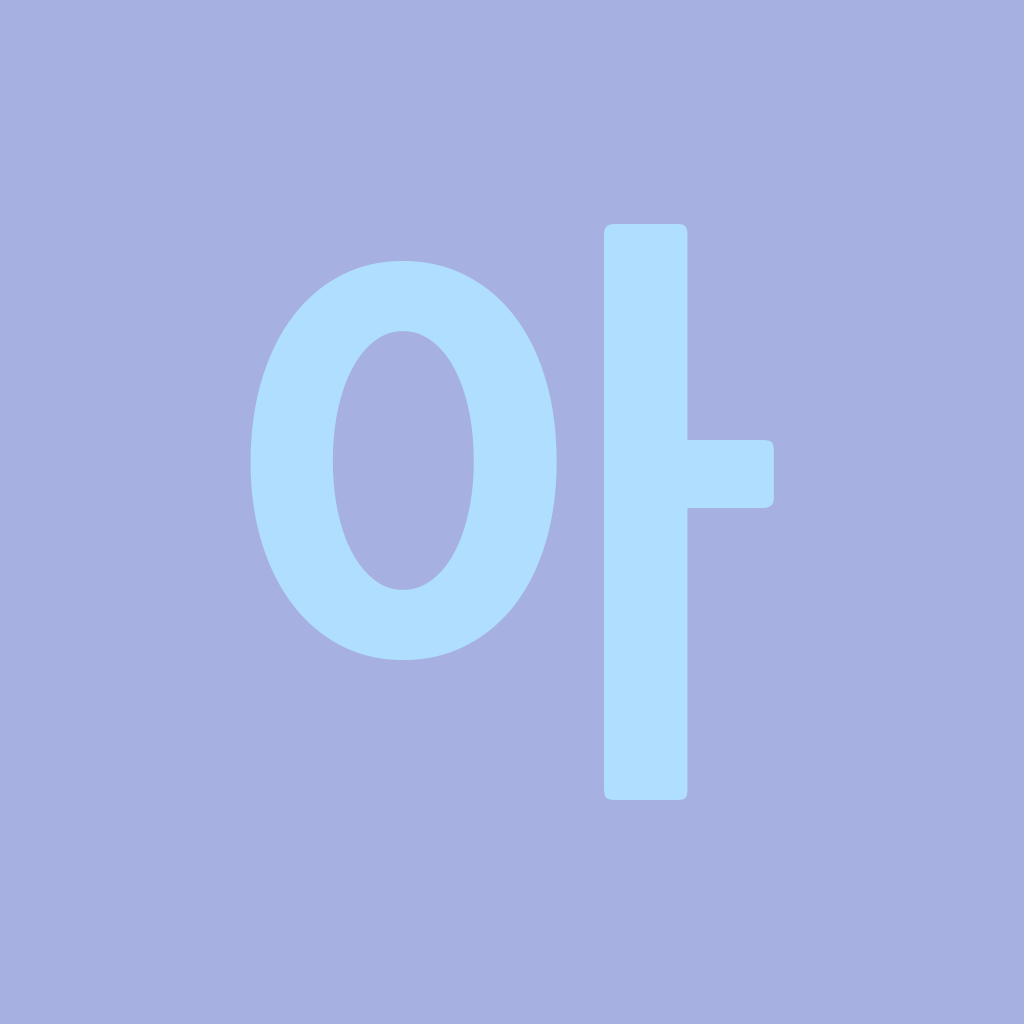
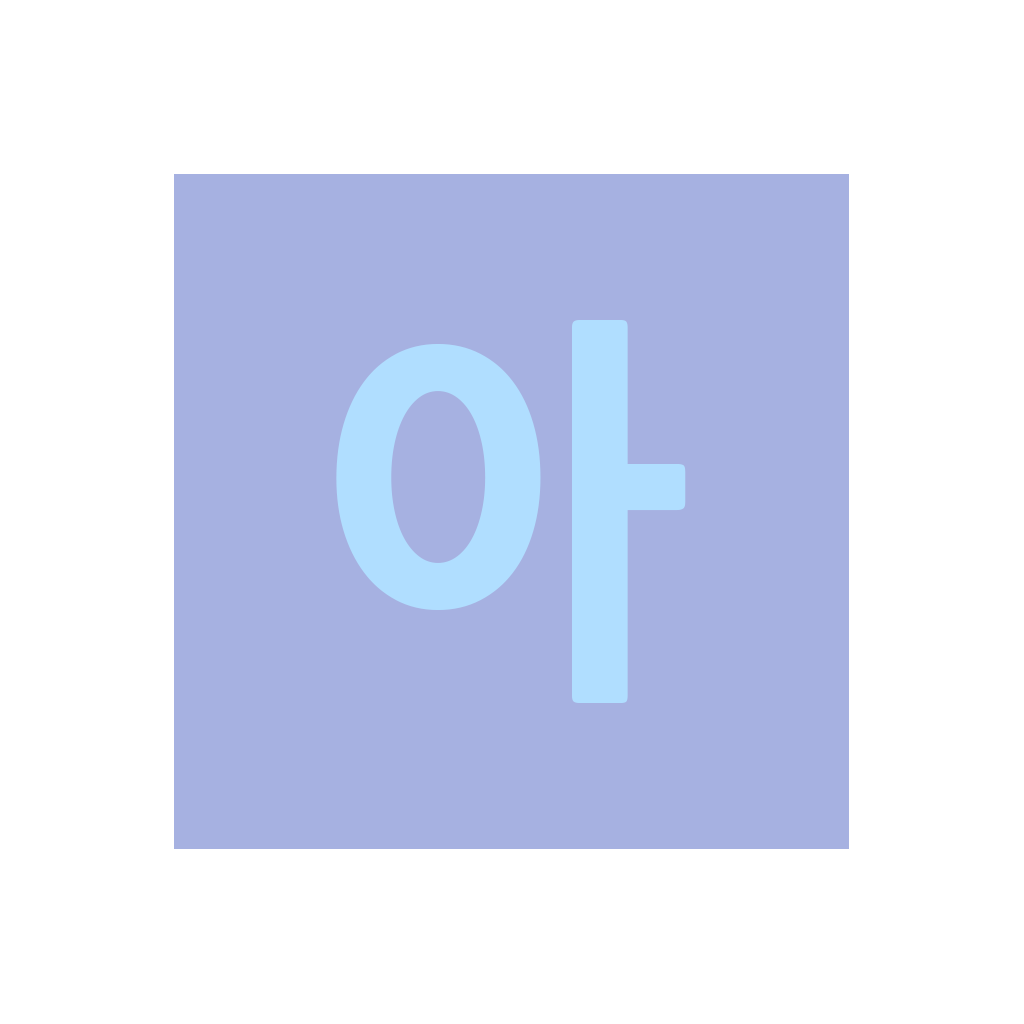
Comparing the layer stacks of the two w=1024, h=1024 images. Changes:
removed layer "아" over [250, 224, 774, 800]
painted on "Layer 0" over [0, 0, 1024, 1024]
